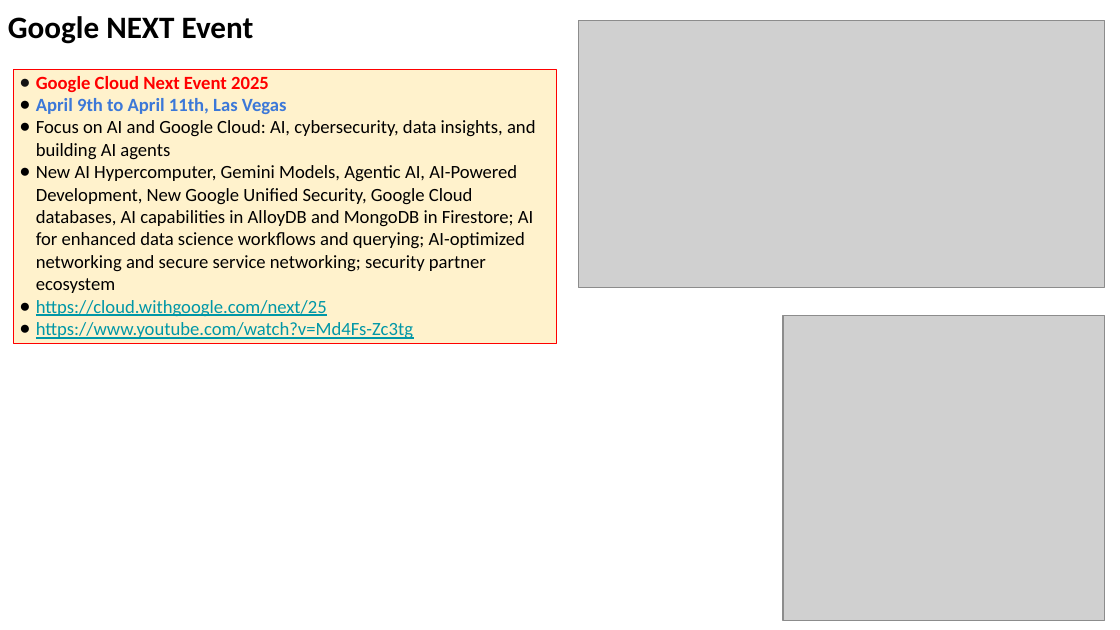
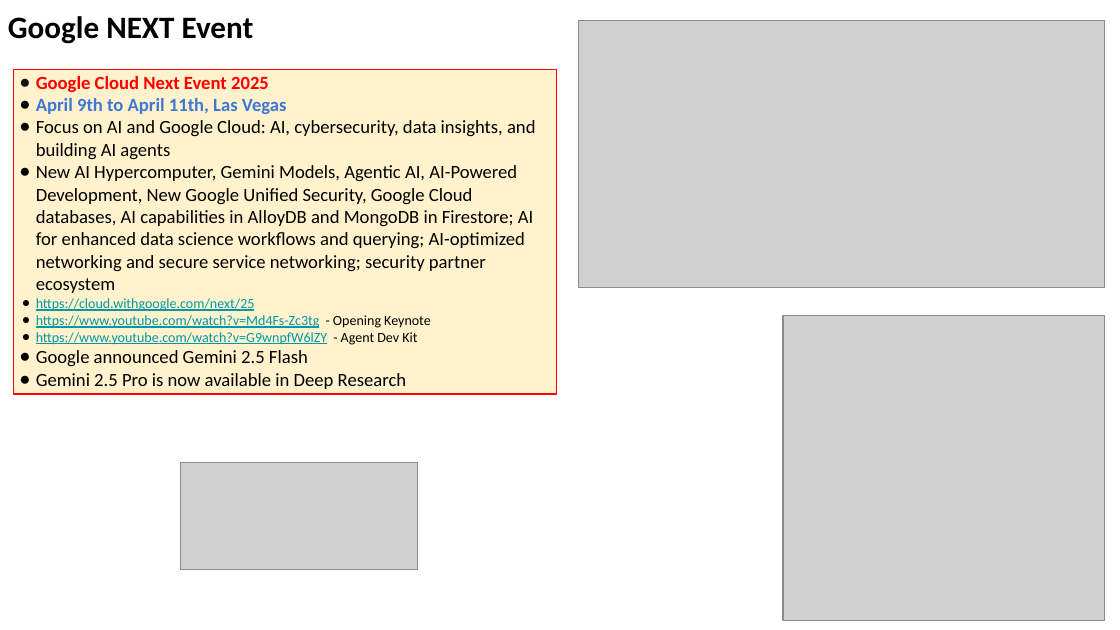
Before and after one commit to lselector/seminar, a slide deck: slide 6 of 2025/2025-04-11-AI-Updates.pptx. Drawn at 1120x630 pixels with LibreOffice and Linux fonts; fonts in the diff are those of the drawing; grey boxes stand for pictures. Boxes give left, top, right and bottom in pixels: in the first picture for what was removed or moved away, otherwise in the second. Text is boxed around its words. In the diff, an @@ line names an element or a change of style, - is before the commit and + after.

```diff
--- a/2025/2025-04-11-AI-Updates.pptx
+++ b/2025/2025-04-11-AI-Updates.pptx
@@ rectangle "Google Cloud Next Event 2025": place and size @@
-rectangle "Google Cloud Next Event 2025" at bbox=[13, 69, 557, 343]
+rectangle "Google Cloud Next Event 2025" at bbox=[13, 69, 557, 394]
@@ text in rectangle at bbox=[36, 298, 255, 311]: size 12 to 9 pt in "https://cloud.withgoogle.com/next/25"; indent changed @@
@@ text in rectangle at bbox=[36, 315, 431, 389]: text changed; size 12 to 9 pt; text colour #0097A7 to #000000 @@
-● https://www.youtube.com/watch?v=Md4Fs-Zc3tg
+● https://www.youtube.com/watch?v=Md4Fs-Zc3tg - Opening Keynote
+● https://www.youtube.com/watch?v=G9wnpfW6lZY - Agent Dev Kit
+● Google announced Gemini 2.5 Flash
+● Gemini 2.5 Pro is now available in Deep Research
@@ picture added at bbox=[180, 463, 418, 570] @@
```
Also in this commit, not shown: 12 other slides changed, 5 slides added, 1 slide removed.
